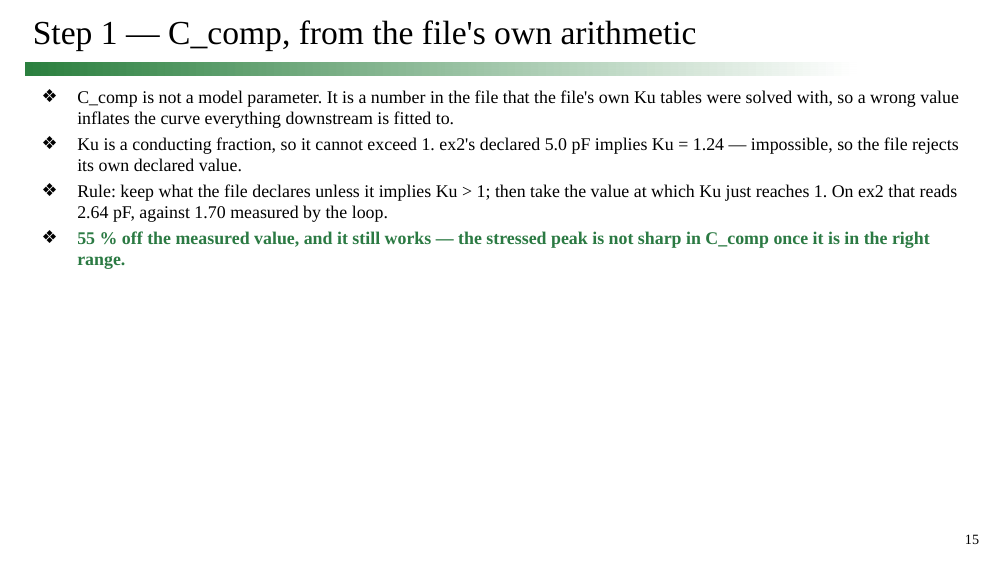
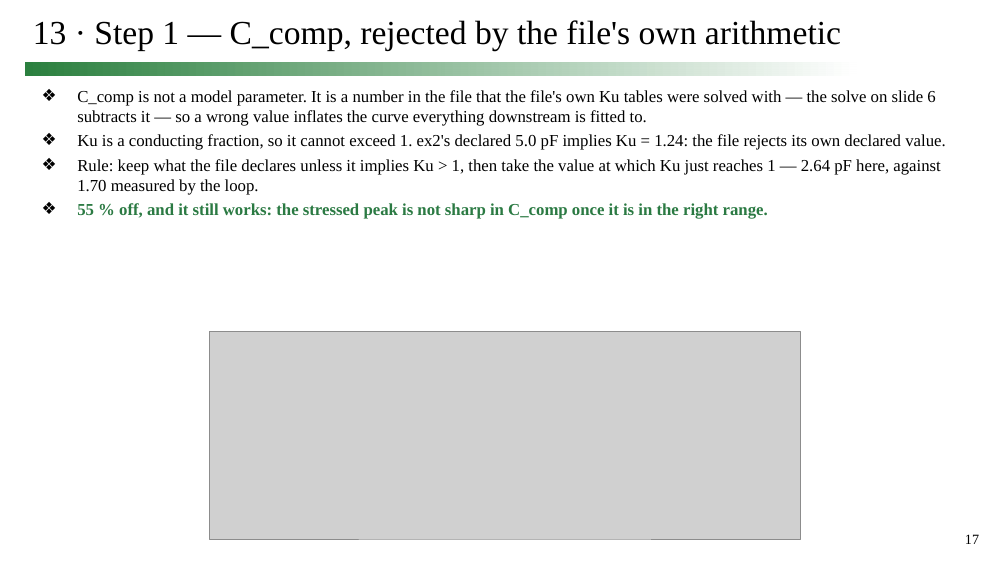
Before and after one commit to simon9721/ibis_comparison, a slide deck: slide 17 of results/meeting_deck_2026-09-24/0924_track1_story.pptx (slide 15 before the commit). Drawn at 1008x567 pixels with LibreOffice and Linux fonts; fonts in the diff are those of the drawing; grey boxes stand for pictures. Boxes give left, top, right and bottom in pixels: in the first picture for what was removed or moved away, otherwise in the second. Text is boxed around its words. In the diff, an @@ line names an element or a change of style, - is before the commit and + after.

```diff
--- a/results/meeting_deck_2026-09-24/0924_track1_story.pptx
+++ b/results/meeting_deck_2026-09-24/0924_track1_story.pptx
@@ title at [33, 20, 841, 51]: text changed @@
-Step 1 — C_comp, from the file's own arithmetic
+13 · Step 1 — C_comp, rejected by the file's own arithmetic
@@ text at [77, 90, 945, 219]: text changed; size 17 to 16 pt @@
-❖ C_comp is not a model parameter. It is a number in the file that the file's own Ku tables were solved with, so a wrong value inflates the curve everything downstream is fitted to.
-❖ Ku is a conducting fraction, so it cannot exceed 1. ex2's declared 5.0 pF implies Ku = 1.24 — impossible, so the file rejects its own declared value.
-❖ Rule: keep what the file declares unless it implies Ku > 1; then take the value at which Ku just reaches 1. On ex2 that reads 2.64 pF, against 1.70 measured by the loop.
-❖ 55 % off the measured value, and it still works — the stressed peak is not sharp in C_comp once it is in the right range.
+❖ C_comp is not a model parameter. It is a number in the file that the file's own Ku tables were solved with — the solve on slide 6 subtracts it — so a wrong value inflates the curve everything downstream is fitted to.
+❖ Ku is a conducting fraction, so it cannot exceed 1. ex2's declared 5.0 pF implies Ku = 1.24: the file rejects its own declared value.
+❖ Rule: keep what the file declares unless it implies Ku > 1, then take the value at which Ku just reaches 1 — 2.64 pF here, against 1.70 measured by the loop.
+❖ 55 % off, and it still works: the stressed peak is not sharp in C_comp once it is in the right range.
@@ picture added at [209, 331, 800, 539] @@
@@ page number at [965, 534, 979, 544]: text changed @@
-15
+17
```
Also in this commit, not shown: 13 other slides changed, 3 slides added, 1 slide removed, 11 other files.
